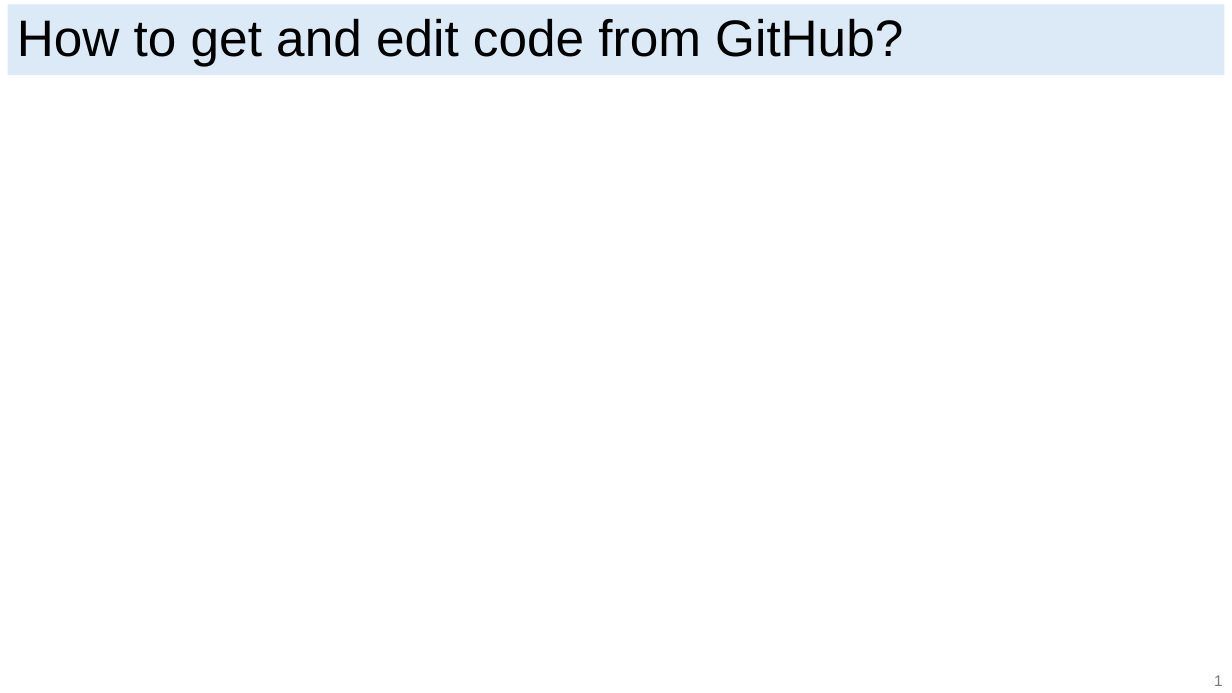
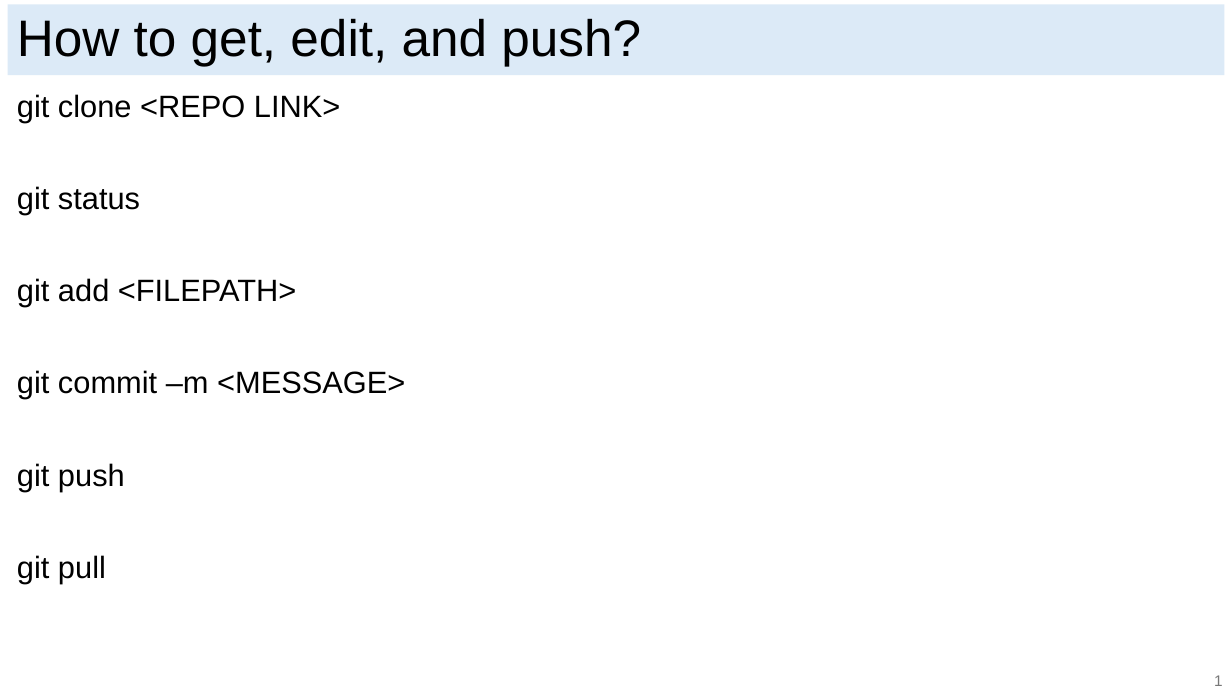
Before and after one commit to ericjmei/git_python_workshop, a slide deck: slide 4 of slides/git_slides.pptx. Drawn at 1232x693 pixels with LibreOffice and Linux fonts; fonts in the diff are those of the drawing. Boxes give left, top, right and bottom in pixels: in the first picture for what was removed or moved away, otherwise in the second. Text is boxed around its words. In the diff, an @@ line names an element or a change of style, - is before the commit and + after.

```diff
--- a/slides/git_slides.pptx
+++ b/slides/git_slides.pptx
@@ text in rectangle at (17,18,641,66): text changed @@
-How to get and edit code from GitHub?
+How to get, edit, and push?
@@ text added at (17,94,405,583), 24 pt, text #000000 @@
+git clone <REPO LINK>
+git status
+git add <FILEPATH>
+git commit –m <MESSAGE>
+git push
+git pull
```
Also in this commit, not shown: 4 other slides changed, 1 slide removed.
